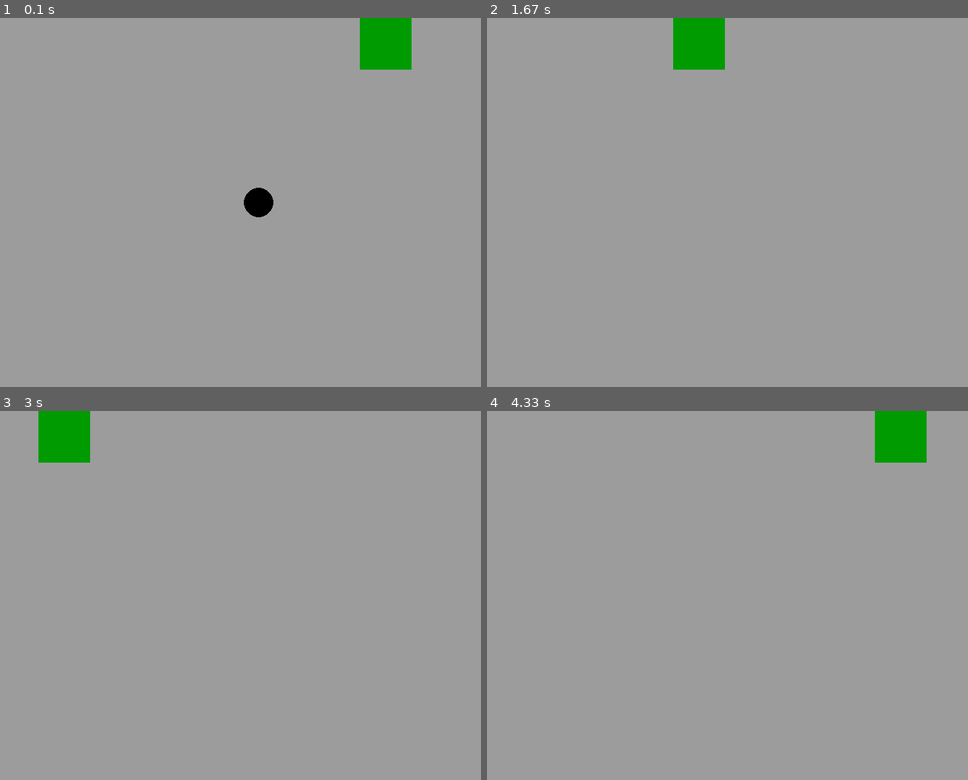
Above: before the commit, frames 1-4 (two rows, left to right).
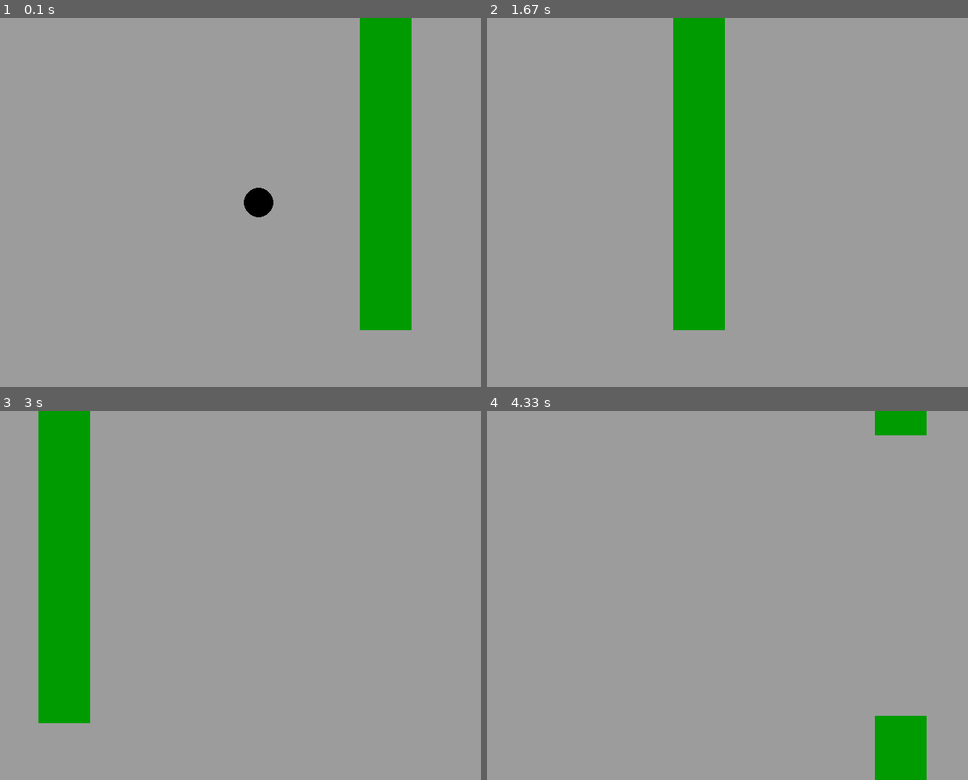
Above: after the commit, the same moments.

Repository: sbsreyes/Py_Game
Game: pygame game, started from game.py
The game is run twice, just before and just after one commit, with the same random seed, the same clock (stepped at 60 frames per second) and the same inputs.
Inputs:
- Up to frame 1 (0.1 s): no input
- Up to frame 2 (1.67 s): hold Up 0.33-0.8 s; hold Up 0.83-1.2 s; hold Up 1.23-1.53 s
- Up to frame 3 (3 s): no input
- Up to frame 4 (4.33 s): hold Up 3.77-4.13 s; hold Up from 4.17 s (still down)

The runs differ from the first frame. In frame 1, 7.6% of the frame differs, in the area x 74-86%, y 14-85%; in frame 2, 7.6%; in frame 3, 7.6%; in frame 4, 2.7%.

Commit message:
Se crean los obstaculos aleatorios el juego funciona correctamente

Diff:
--- a/game.py
+++ b/game.py
@@ -1,6 +1,7 @@
 # Simulacion del juego de flappy bird
 
 import pygame
+from random import randint
 
 end = False
 
@@ -24,15 +25,17 @@
 xloc = 500
 yloc = 0
 xtam = 70
-ytam = 70
+ytam = randint(0, 450)
 
 vel_obst = 2.5
 
+space = randint(26, 450)
 def player(x, y):
     pygame.draw.circle(screen, player_color, [x, y], 20)
 
 def obst(xloc, yloc, xtam, ytam):
-    pygame.draw.rect(screen, obst_color, [xloc, yloc, xtam, ytam])
+    pygame.draw.rect(screen, obst_color, [xloc, yloc, xtam, ytam]),
+    pygame.draw.rect(screen, obst_color,[xloc, int(space + ytam), xtam, 500])
 
 def gameover():
     template = pygame.font.SysFont(None, 25)
@@ -63,6 +66,7 @@
 
     if xloc < -70:
         xloc = 600
+        ytam = randint(0,350)
 
     if y > border:
         gameover()
